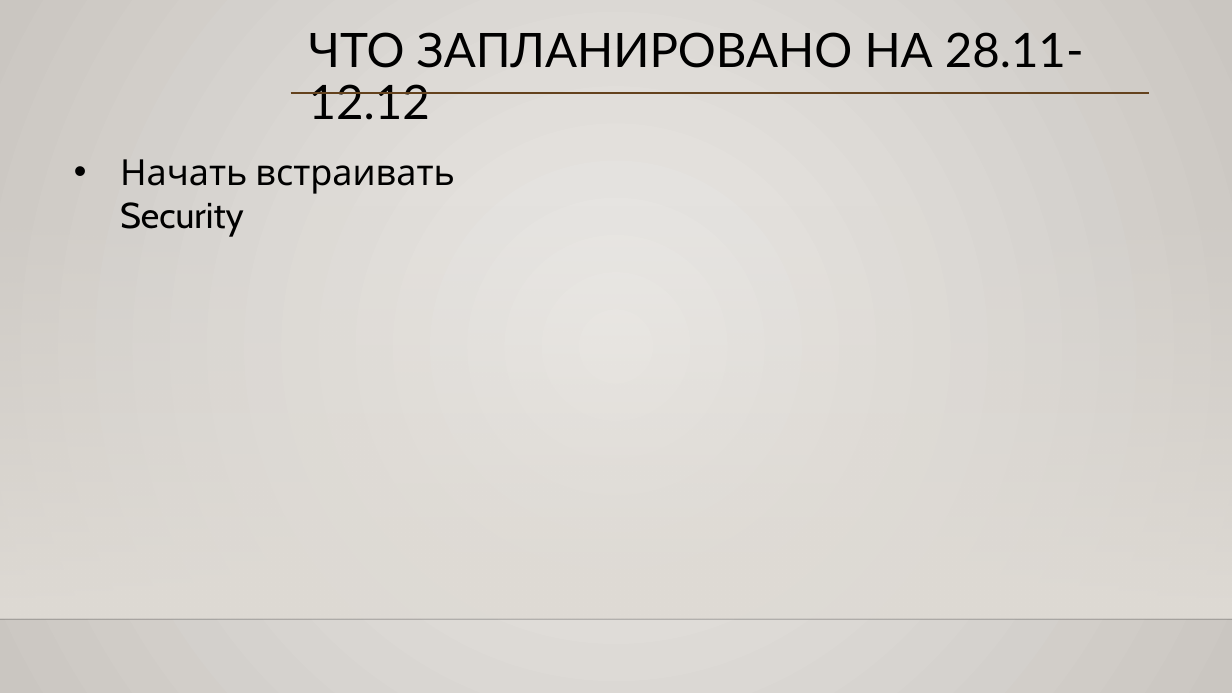
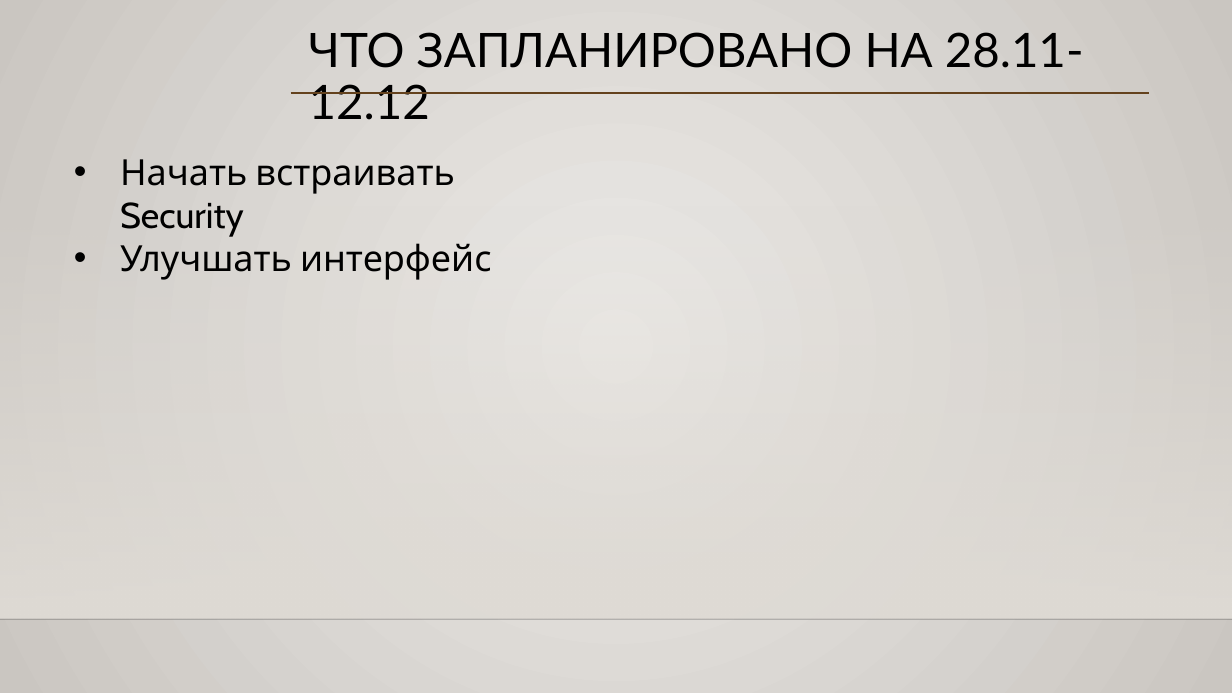
Before and after one commit to izzager/UntitledOrganizerApp, a slide deck: slide 7 of Otchyot_7_11-28_11.pptx (slide 8 before the commit). Drawn at 1232x693 pixels with LibreOffice and Linux fonts; fonts in the diff are those of the drawing; background and template pictures are left out. Boxes give left, top, right and bottom in pixels: in the first picture for what was removed or moved away, otherwise in the second. Text is boxed around its words. In the diff, an @@ line names an element or a change of style, - is before the commit and + after.

```diff
--- a/Otchyot_7_11-28_11.pptx
+++ b/Otchyot_7_11-28_11.pptx
@@ text at box(120, 243, 491, 280): paragraph added @@
+• Улучшать интерфейс
```
Also in this commit, not shown: 1 other slide changed, 1 slide removed.
